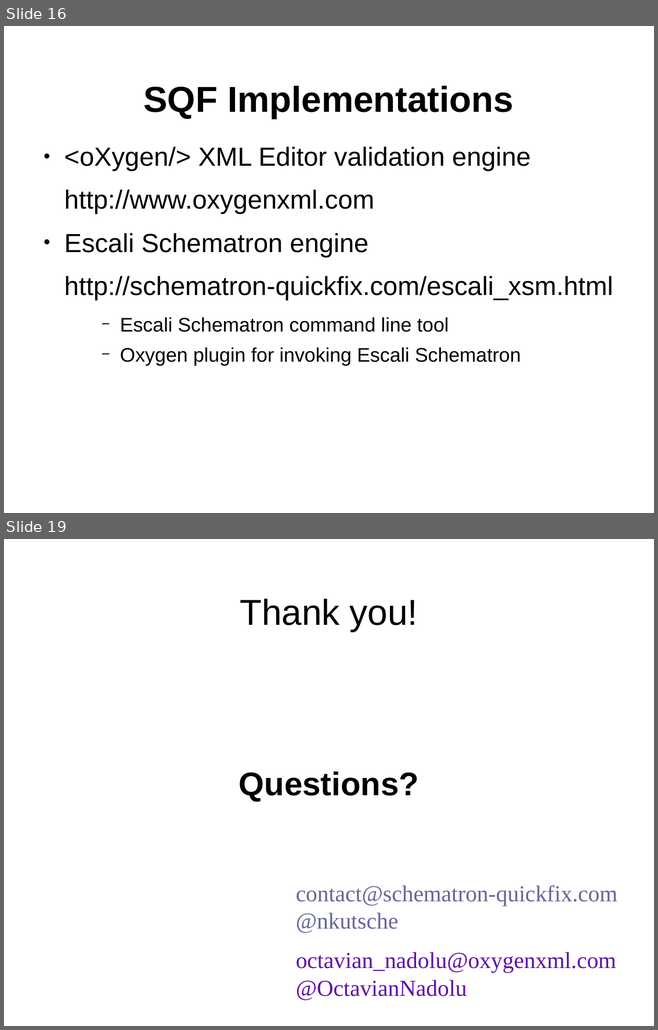
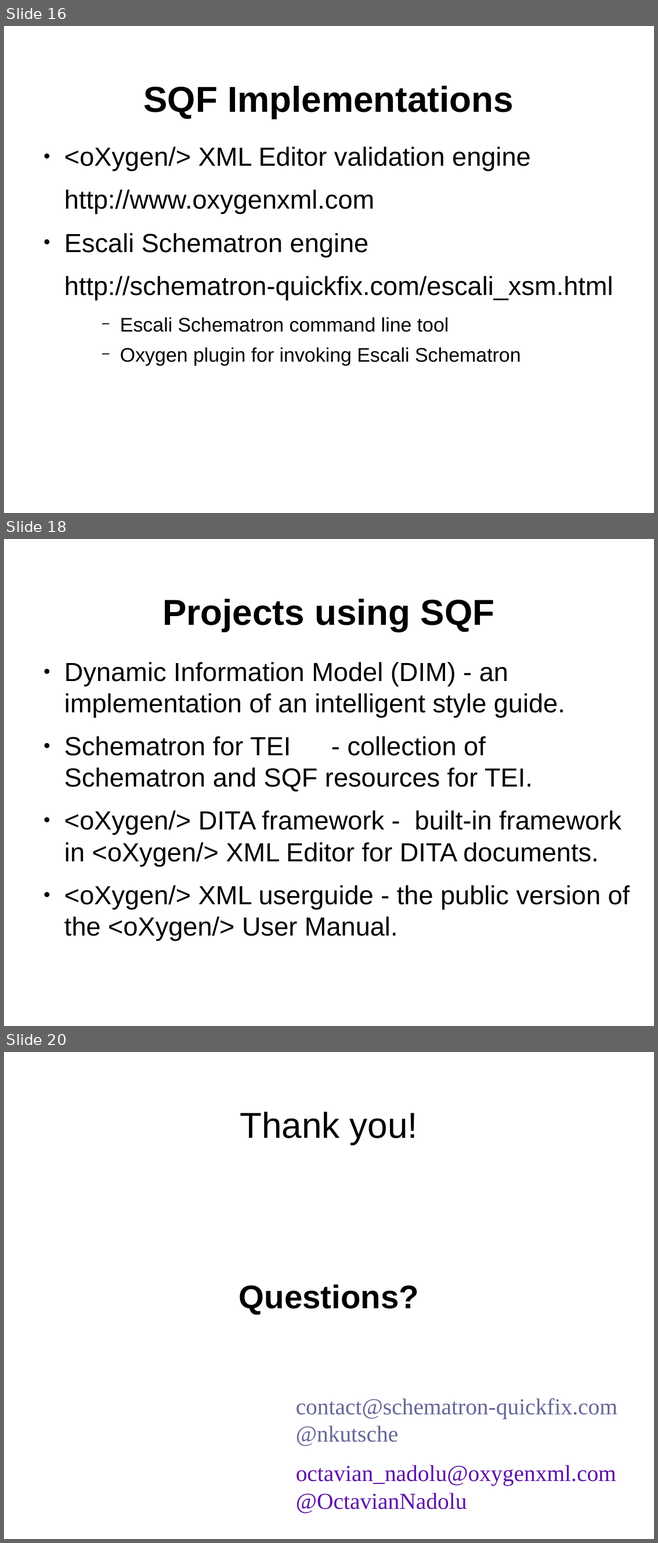
Before and after one commit to octavianN/Schematron-QuickFix-Language-Presentation, a slide deck: Final/SQF.odp. Shown one above the other, each under a label of ours: slides 16 and 19 before the commit, slides 16, 18 and 20 after it; the slides between them are not shown. The pictures are 658x1030 and 658x1543 pixels, drawn with LibreOffice and Linux fonts; fonts in the diff are those of the drawing; background and template pictures are left out. Boxes give left, top, right and bottom in pixels: in the first picture for what was removed or moved away, otherwise in the second. Text is boxed around its words. In the diff, an @@ line names an element or a change of style, - is before the commit and + after.

Commit message:
Updated sample projects in the presentation slides.

```diff
--- a/Final/SQF.odp
+++ b/Final/SQF.odp
@@ slide 18 added at [4,539,654,1026], background #FFFFFF; not listed: 1 template element that a slide beside it also shows @@
@@ title added at [162,599,494,631], 44 pt, text #000000, bold @@
+Projects using SQF
@@ text added at [64,662,630,941], 32 pt, text #000000 @@
+● Dynamic Information Model (DIM) - an implementation of an intelligent style guide.
+● Schematron for TEI - collection of Schematron and SQF resources for TEI.
+● <oXygen/> DITA framework - built-in framework in <oXygen/> XML Editor for DITA documents.
+● <oXygen/> XML userguide - the public version of the <oXygen/> User Manual.
@@ what was slide 19 is now slide 20 @@
```
Also in this commit, not shown: 4 slides changed, 1 other slide added, 1 slide removed.
